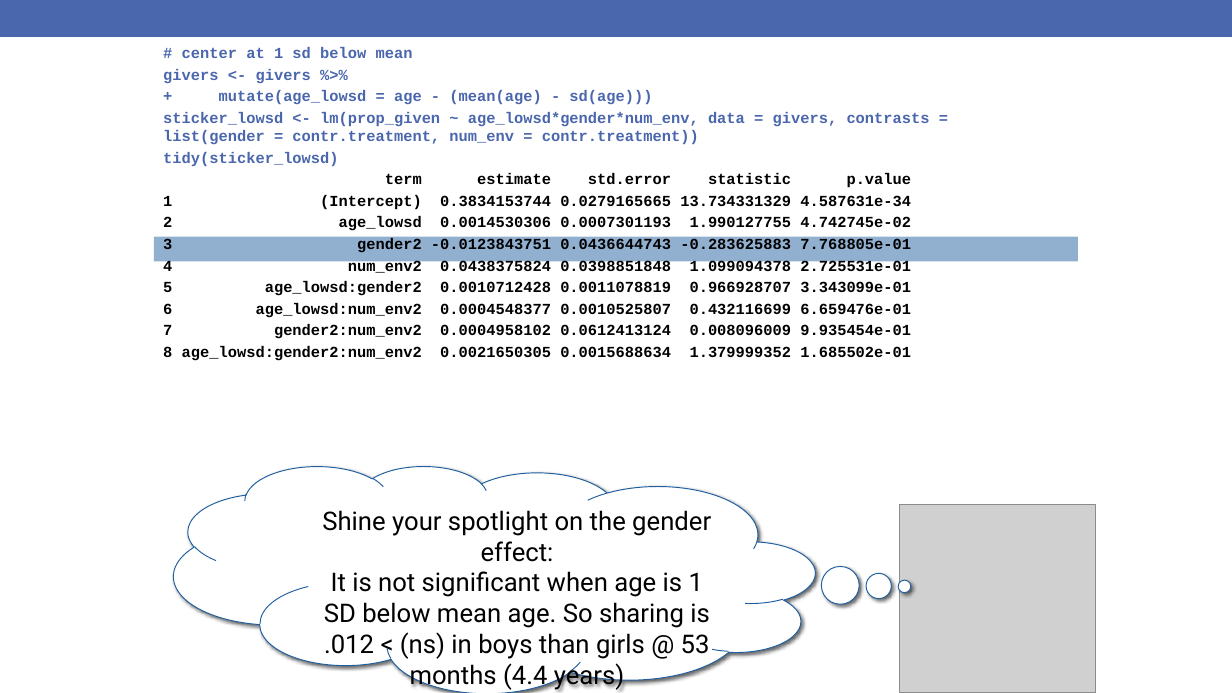
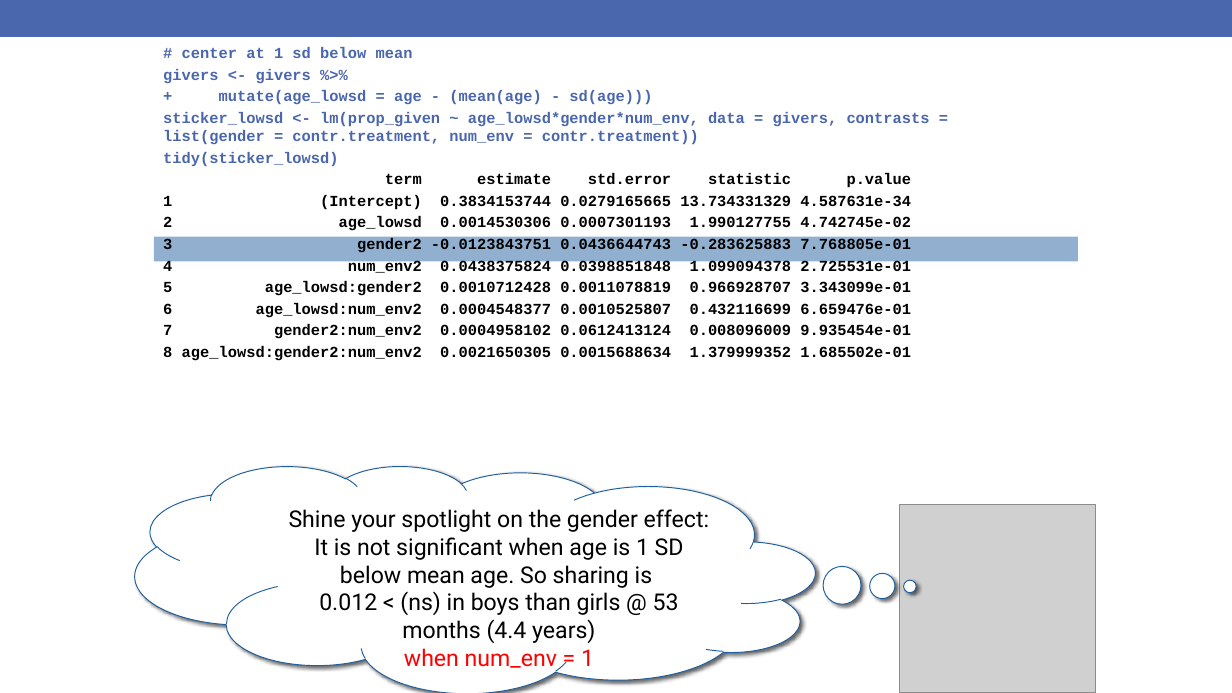
Before and after one commit to rebeccal/ohsu-math630, a slide deck: slide 55 of slides/16-twoway.pptx (slide 56 before the commit). Drawn at 1232x693 pixels with LibreOffice and Linux fonts; fonts in the diff are those of the drawing; grey boxes stand for pictures. Boxes give left, top, right and bottom in pixels: in the first picture for what was removed or moved away, otherwise in the second. Text is boxed around its words. In the diff, an @@ line names an element or a change of style, - is before the commit and + after.

```diff
--- a/slides/16-twoway.pptx
+++ b/slides/16-twoway.pptx
@@ thought cloud "Shine your spotlight on the ...": place and size @@
-thought cloud "Shine your spotlight on the ..." at <box>174,466,815,693</box>
+thought cloud "Shine your spotlight on the ..." at <box>135,466,815,693</box>
@@ text in thought cloud at <box>289,509,709,671</box>: size 20 to 18 pt in "Shine your spotlight on the gender effect:", "when num_env = 1" @@
@@ text in thought cloud at <box>314,537,684,643</box>: text changed; size 20 to 18 pt @@
-It is not significant when age is 1 SD below mean age. So sharing is .012 < (ns) in boys than girls @ 53 months (4.4 years)
+It is not significant when age is 1 SD below mean age. So sharing is
+0.012 < (ns) in boys than girls @ 53 months (4.4 years)
```
Also in this commit, not shown: 30 other slides changed, 1 slide removed, 19 other files.
